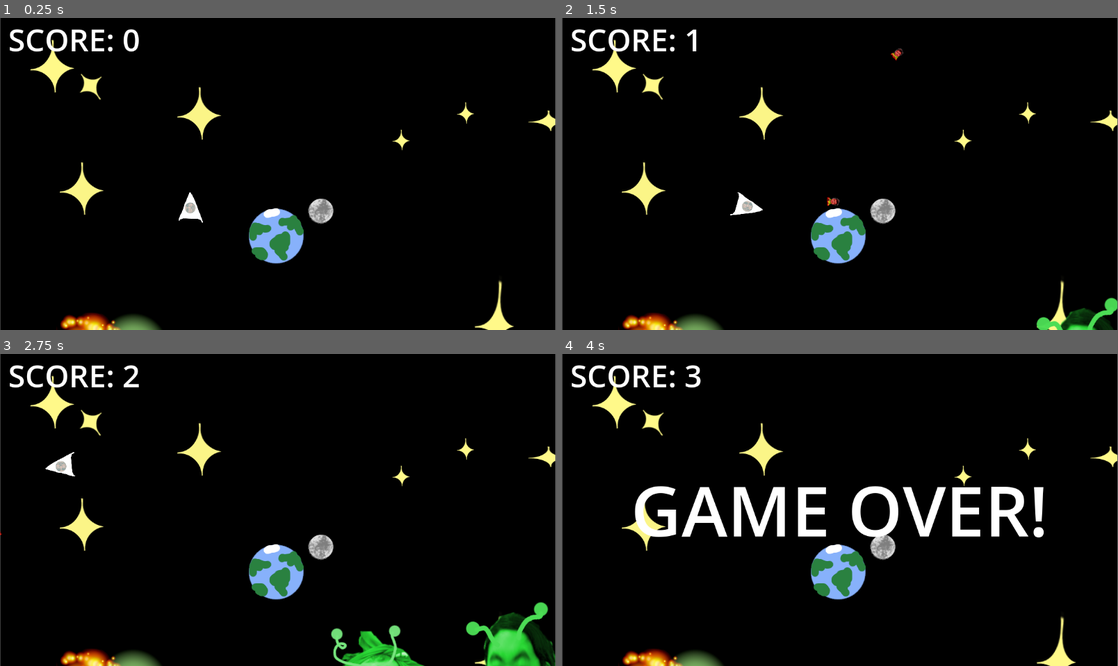
Above: before the commit, frames 1-4 (two rows, left to right).
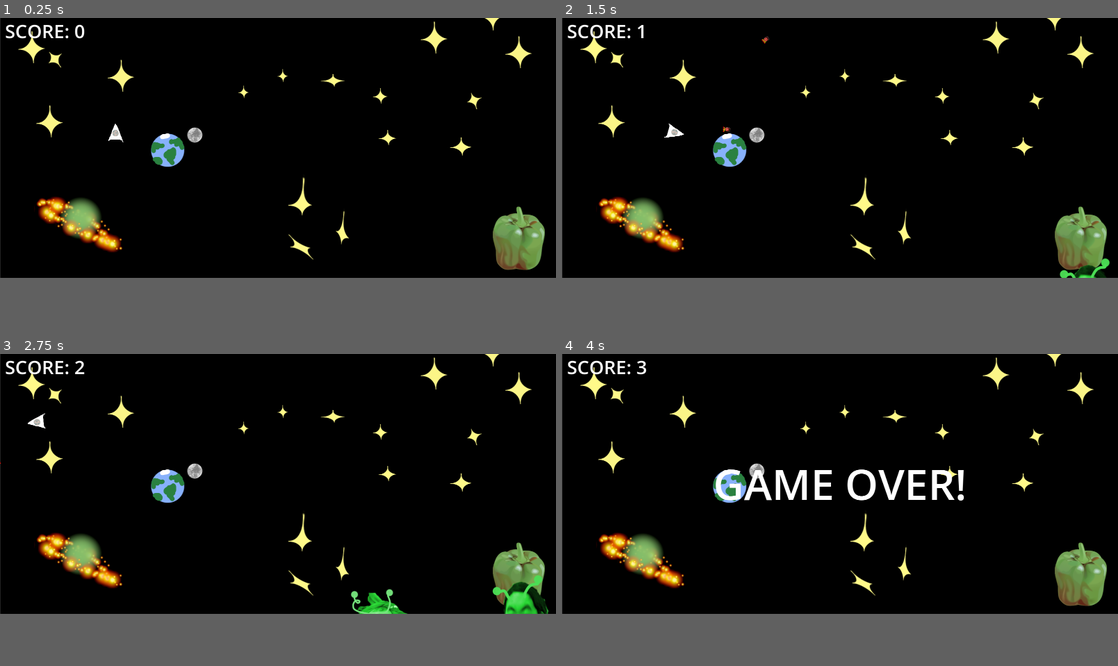
Above: after the commit, the same moments.

Repository: WickerBaskett/das-teroids
Game: Godot game, scene res://scenes/main_level.tscn
Two runs of this game, one before a commit and one after it. Both use one fixed random seed, a clock stepped at 60 frames per second and the inputs below.
Inputs:
- Up to frame 1 (0.25 s): no input
- Up to frame 2 (1.5 s): tap Enter at 0.5 s; hold Right (ui_right) 0.53-1.28 s; hold Space (fire) 0.53-1.28 s; hold Down (ui_down) from 1.28 s (still down); tap Space (fire) at 1.35 s
- Up to frame 3 (2.75 s): release Down (ui_down) at 2.03 s; hold Right (ui_right) from 2.03 s (still down); hold Space (fire) from 2.03 s (still down)
- Up to frame 4 (4 s): release Right (ui_right) at 2.78 s; release Space (fire) at 2.78 s; hold Up (ui_up) 2.78-3.53 s; tap Space (fire) at 2.85 s; hold Left (ui_left) from 3.53 s (still down); hold Space (fire) from 3.53 s (still down)
In our replay, the window is 799x449 before the commit and 800x374 after it. These sizes can differ from the game's own. Grey fills any space a smaller window leaves; there, only what the larger window draws over its background counts as a difference.

The runs differ from the first frame. In frame 1, 10% of the frame differs, in the area x 0-100%, y 0-100%; in frame 2, 11%; in frame 3, 13%; in frame 4, 16%.

Commit message:
Updated Window Size

Diff:
--- a/das-teroids/project.godot
+++ b/das-teroids/project.godot
@@ -15,6 +15,11 @@
 config/features=PackedStringArray("4.5", "GL Compatibility")
 config/icon="res://icon.svg"
 
+[display]
+
+window/size/viewport_width=1900
+window/size/viewport_height=890
+
 [input]
 
 fire={
